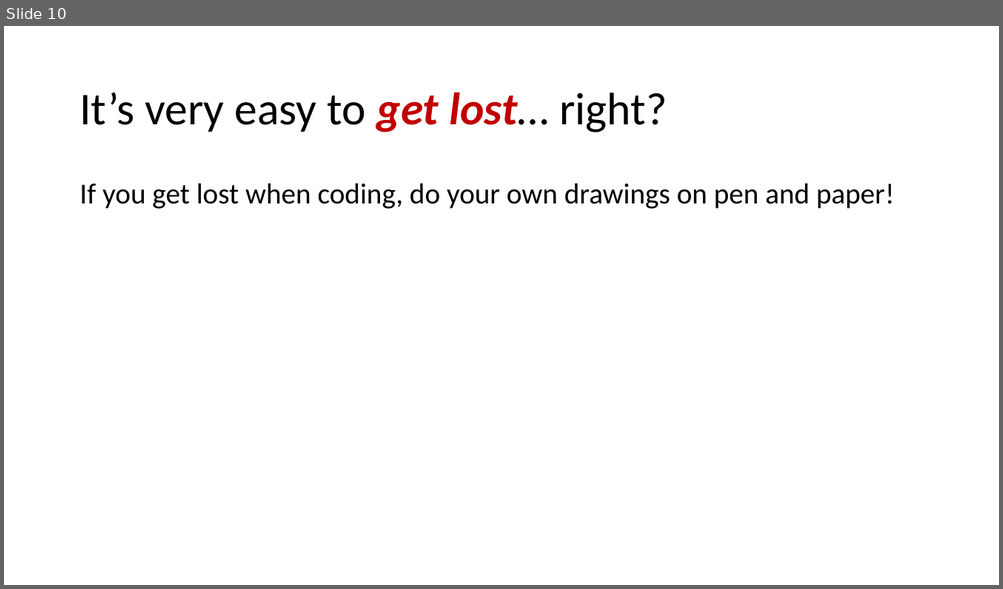
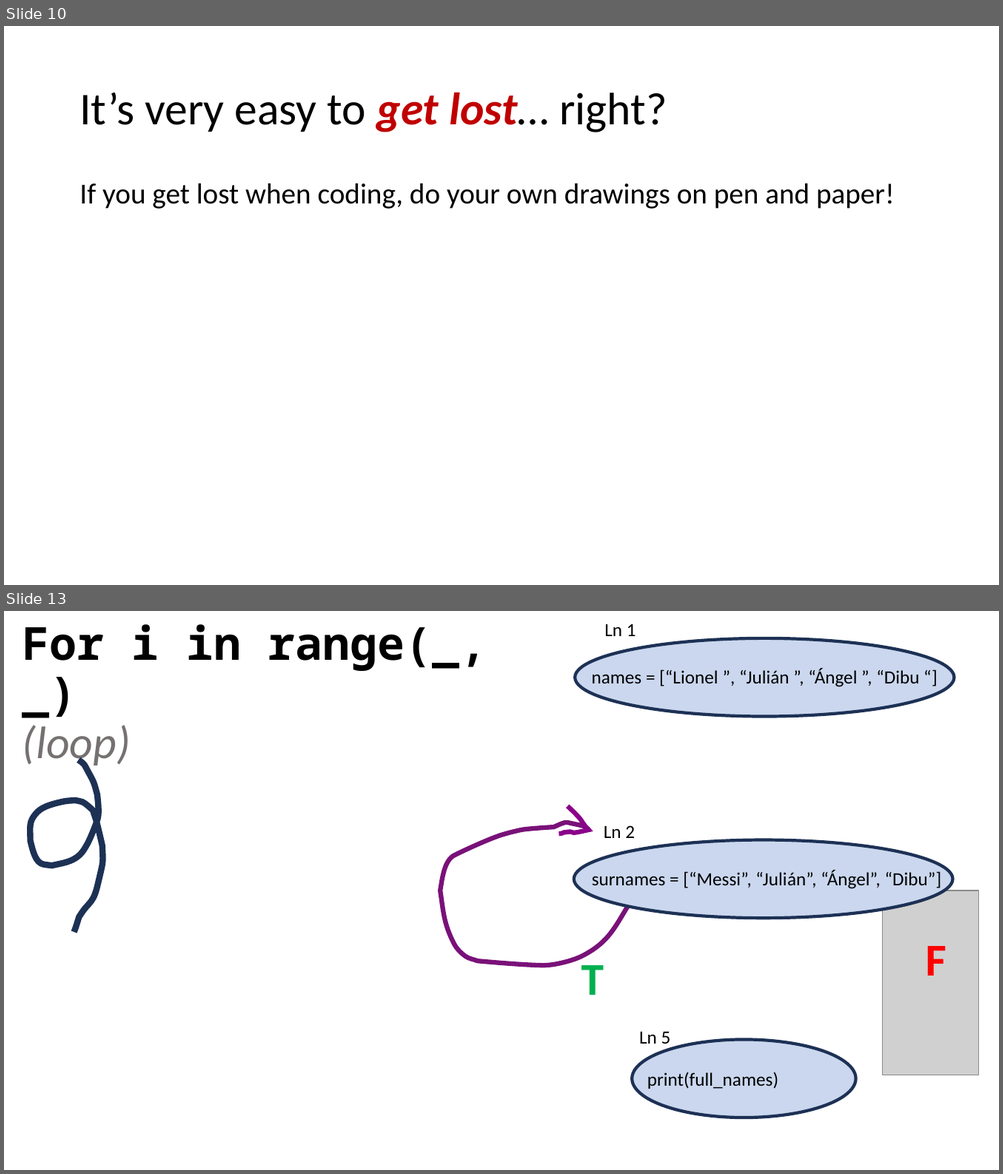
Before and after one commit to SUPERNOOB20/Python-Games-for-Kids, a slide deck: Python/CONTROL FLOW STRUCTURES (lessons #7 - )/Lesson +#7 - Making decisions (CFGs).pptx. Shown one above the other, each under a label of ours: slide 10 before the commit, slides 10 and 13 after it; the slides between them are not shown. The pictures are 1003x589 and 1003x1174 pixels, drawn with LibreOffice and Linux fonts; fonts in the diff are those of the drawing; grey boxes stand for pictures. Boxes give left, top, right and bottom in pixels: in the first picture for what was removed or moved away, otherwise in the second. Text is boxed around its words. In the diff, an @@ line names an element or a change of style, - is before the commit and + after.

```diff
--- a/Python/CONTROL FLOW STRUCTURES (lessons #7 - )/Lesson +#7 - Making decisions (CFGs).pptx
+++ b/Python/CONTROL FLOW STRUCTURES (lessons #7 - )/Lesson +#7 - Making decisions (CFGs).pptx
@@ slide 13 added at [4, 611, 999, 1170], background #FFFFFF @@
@@ title added at [22, 624, 487, 769], 44 pt, text #000000, bold @@
+For i in range(_, _)
+(loop)
@@ text added at [604, 624, 636, 636], 18 pt, text #000000 @@
+Ln 1
@@ ellipse added at [575, 638, 954, 717], fill #CAD7EE, outline #1E3256 3 pt @@
@@ text added at [592, 669, 919, 687], 18 pt, text #000000 @@
+names = [“Lionel ”, “Julián ”, “Ángel ”, “Dibu “]
@@ freeform shape added at [30, 760, 103, 933], outline #1E3256 6 pt @@
@@ freeform shape added at [422, 791, 652, 999], outline #791179 4.5 pt @@
@@ freeform shape added at [552, 806, 592, 846], outline #8A008A 4.5 pt @@
@@ text added at [603, 826, 634, 838], 18 pt, text #000000 @@
+Ln 2
@@ ellipse added at [574, 840, 953, 918], fill #CAD7EE, outline #1E3256 3 pt @@
@@ text added at [592, 870, 942, 889], 18 pt, text #000000 @@
+surnames = [“Messi”, “Julián”, “Ángel”, “Dibu”]
@@ picture added at [882, 891, 979, 1075] @@
@@ text added at [581, 957, 603, 995], 44 pt, text #00B050, bold @@
+T
@@ text added at [925, 946, 946, 976], 44 pt, text #FF0000, bold @@
+F
@@ text added at [639, 1031, 671, 1048], 18 pt, text #000000 @@
+Ln 5
@@ ellipse added at [632, 1040, 856, 1119], fill #CAD7EE, outline #1E3256 3 pt @@
@@ text added at [647, 1072, 778, 1089], 18 pt, text #000000 @@
+print(full_names)
```
Also in this commit, not shown: 1 slide changed, 1 other slide added, 1 slide removed, 7 other files.
